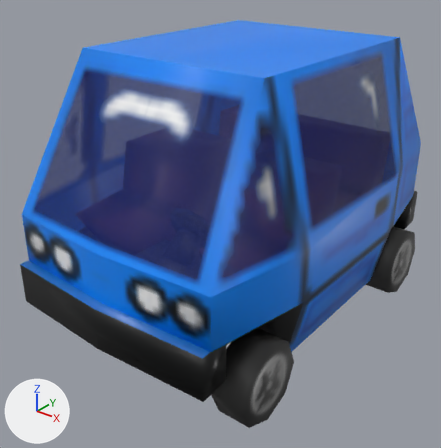
One commit to the FBX model Assets/Source/car/car2.fbx: the scene before it, then after it.
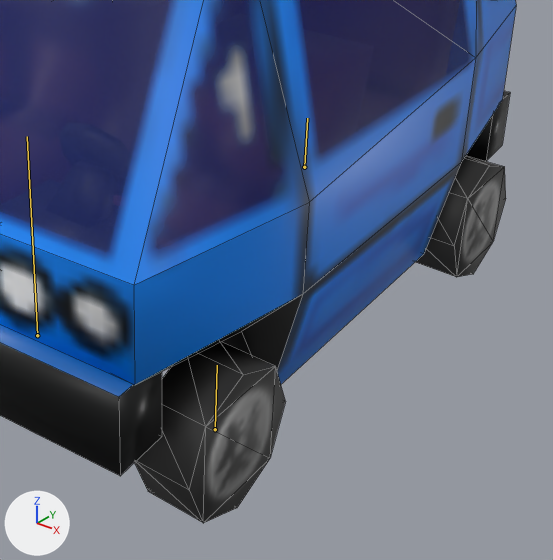
Each version appears first whole from a camera (50 mm lens) standing at (3.52, -4.77, 3.85) and looking at (-0.06, -0.29, 1.07), and next in a close-up on the part from 31% to 100% of the width and 31% to 100% of the height. The axes (+X, +Y, +Z) are drawn at lower left. The lights are the same throughout. The bones that change are drawn over the model as lines in the close-ups. The close-ups show mesh edges as thin lines.

In view in the first close-up: 'Windows'.
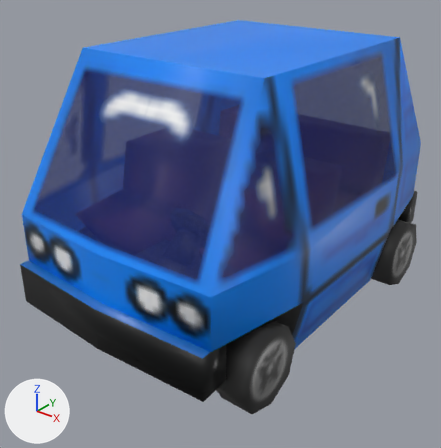
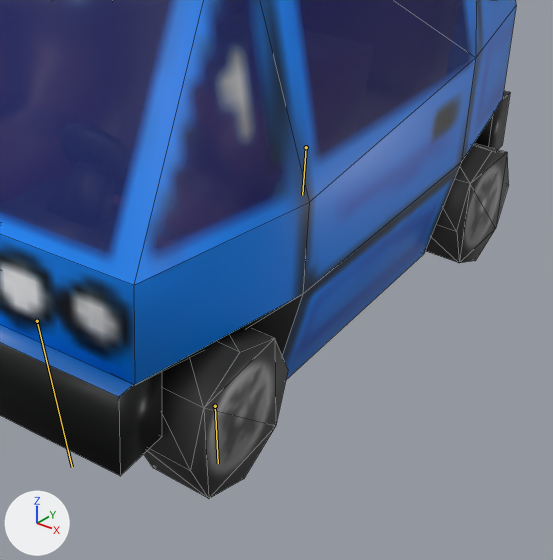
The newer file adds an action. The first version stands in its rest pose; the second is drawn at frame 5 of the action 'Armature|Drive'.

Pixel boxes [x1, y1, x2, y2] of what changed, in the close-ups (553 x 560 px):
'Windows', posed
    before: [0, 0, 516, 523]
    after: [0, 0, 516, 498]
bone 'FrontWheels', root to tip
    before: (37, 335) to (27, 136)
    after: (37, 321) to (72, 467)
bone 'FrontWheelR', root to tip
    before: (215, 429) to (217, 365)
    after: (215, 406) to (218, 463)
bone 'BackWheels', root to tip
    before: (304, 167) to (307, 118)
    after: (306, 147) to (302, 195)

The change in detail:
Bone 'FrontWheels' (bone_frontwheels) moves from (0.0, 0.0, 0.0) to (0.0, 0.09, 0.0).
Bone 'FrontWheels' (bone_frontwheels) turns from (0, 0, 0) to (-169, 0, 0) degrees about its own x, y and z.
Bone 'FrontWheelR' (bone_frontwheelr) turns from (0, 0, 0) to (-5, 0, 0) degrees about its own x, y and z.
Bone 'BackWheels' (bone_backwheels) moves from (0.0, 0.0, 0.0) to (0.0, 0.15, 0.0).
Bone 'BackWheels' (bone_backwheels) turns from (0, 0, 0) to (180, 0, 0) degrees about its own x, y and z.
